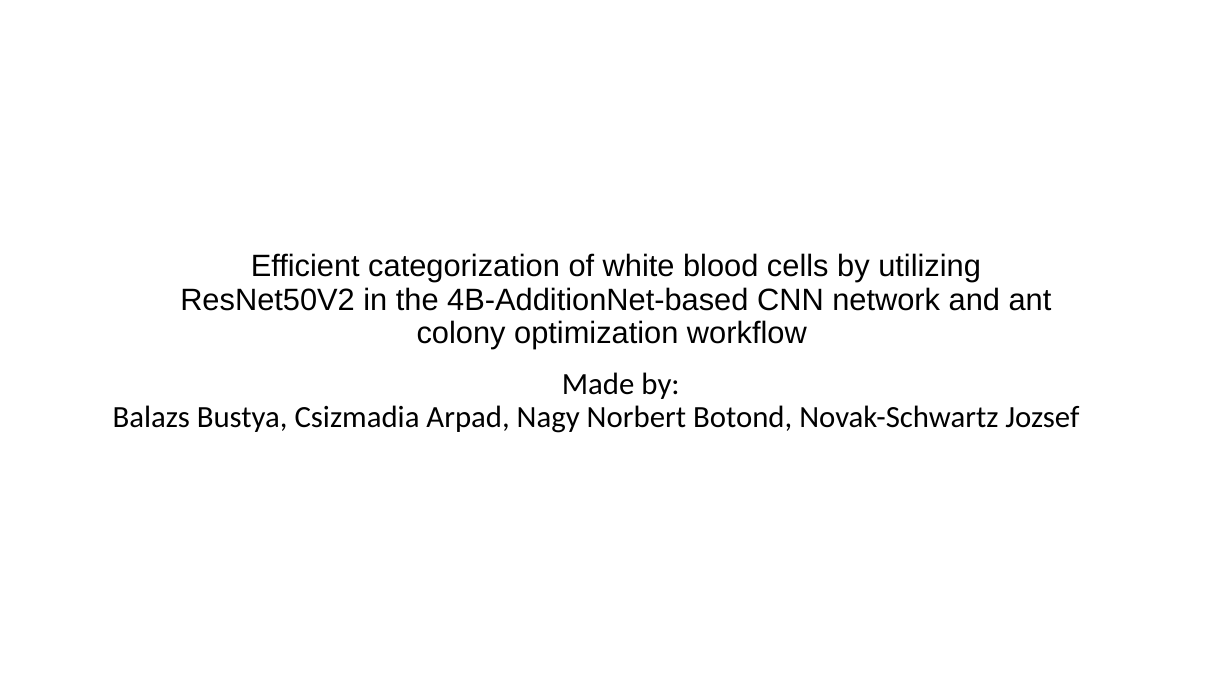
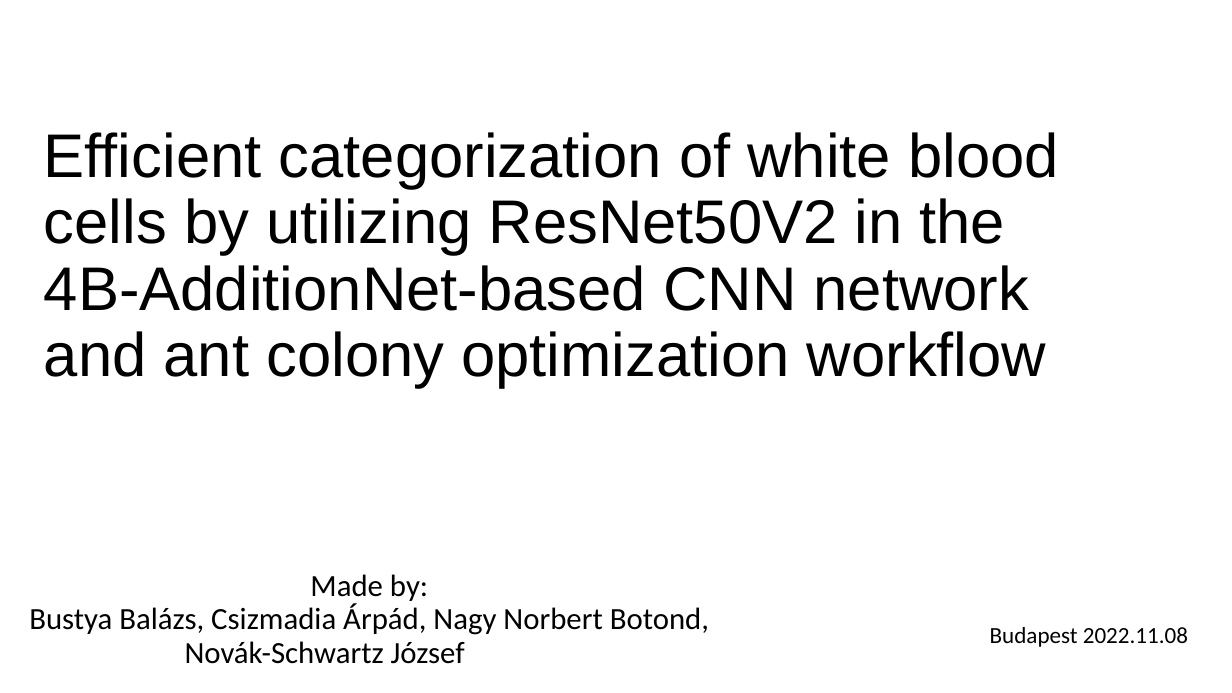
Before and after one commit to JNSchwartz/better_blood, a slide deck: slide 1 of betterblood.pptx. Drawn at 1232x693 pixels with LibreOffice and Linux fonts; fonts in the diff are those of the drawing; background and template pictures are left out. Boxes give left, top, right and bottom in pixels: in the first picture for what was removed or moved away, otherwise in the second. Text is boxed around its words. In the diff, an @@ line names an element or a change of style, - is before the commit and + after.

```diff
--- a/betterblood.pptx
+++ b/betterblood.pptx
@@ title "Efficient categorization of white blood ...": place and size @@
-title "Efficient categorization of white blood ..." at (180, 253, 1052, 349)
+title "Efficient categorization of white blood ..." at (44, 132, 1059, 388)
@@ title "Efficient categorization of white blood ..." at (44, 132, 1059, 388): size 24 to 48 pt; alignment centre to left @@
@@ subtitle at (29, 574, 709, 664): text changed @@
-Made by:
-Balazs Bustya, Csizmadia Arpad, Nagy Norbert Botond, Novak-Schwartz Jozsef
+Made by:
+Bustya Balázs, Csizmadia Árpád, Nagy Norbert Botond, Novák-Schwartz József
@@ text added at (990, 627, 1188, 647), 18 pt, text #000000 @@
+Budapest 2022.11.08
```
Also in this commit, not shown: 4 other slides changed, 2 slides added, 2 slides removed.
